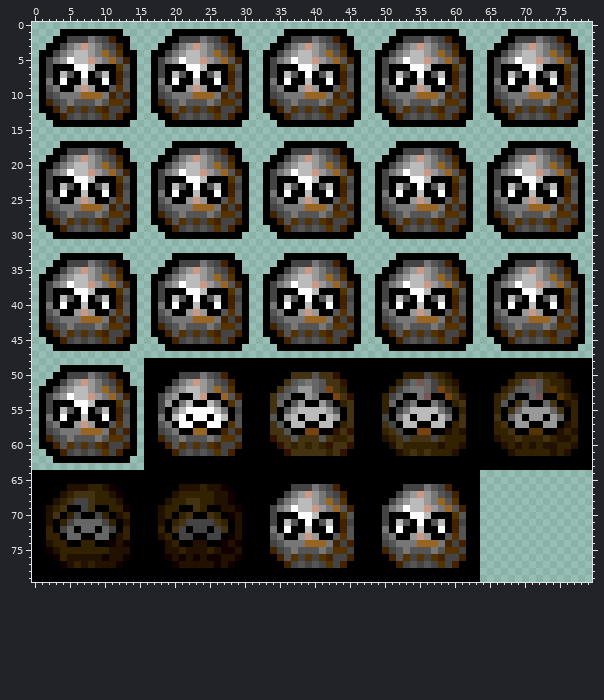
A sprite sheet gets an edit: SuperFoulEgg/Resources/gfx/grey.png. This is how it looked before the edit.
The file is 240x240 pixels, drawn in blocks of 3x3; one block is one cell here.
The result:
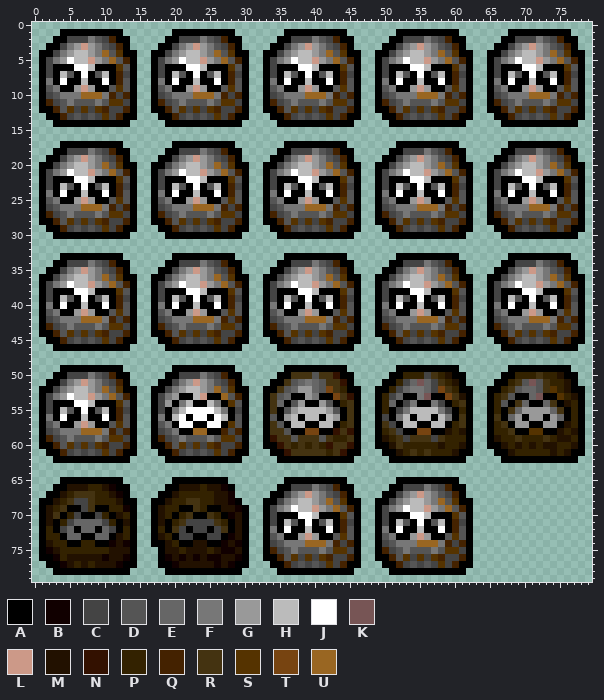
Palette (. is transparent): A #000000  B #110000  C #444444  D #555555  E #666666  F #777777  G #999999  H #bbbbbb  J #ffffff  K #775555  L #cc9988  M #221100  N #331100  P #332200  Q #442200  R #443311  S #553300  T #774411  U #996622
Author's note on the commit: Removed black background from garbage egg bitmap.
The exact change:
@@ x 0..79 @@
 47 ................................................................................
-48 ................AAAAAAAAAAAAAAAAAAAAAAAAAAAAAAAAAAAAAAAAAAAAAAAAAAAAAAAAAAAAAAAA
-49 ....AAAAAAAAA...AAAAAAAAAAAAAAAAAAAAAAAAAAAAAAAAAAAAAAAAAAAAAAAAAAAAAAAAAAAAAAAA
-50 ...AACCCFDCQAA..AAAAACCCFDCQAAAAAAAAARRRDRRNAAAAAAAAAPPPCRPMAAAAAAAAAPPPRPPMAAAA
-51 ..AACFGLGFDCQA..AAAACFGLGFDCQAAAAAAARDEFEDRRNAAAAAAAPCEKECRPMAAAAAAAPRDKDRPPMAAA
-52 .AACFGHHGFUDSAA.AAACFGHHGFUDSAAAAAARDEGGEDTRPAAAAAAPCEFFECTRPAAAAAAPRDEEDRSPMAAA
-53 .ACFGJHHLGFUDQA.AACFGAAHLAAUDQAAAARDEAAGFAATRNAAAAPCEAAFKAATRMAAAAPRDAAEKAASPMAA
-54 .ACAAAJJHAAASDA.AACGAFHAAHFASDAAAAREADGAAGDAPRAAAAPEACFAAFCAPRAAAAPDAREAAERAMPAA
-55 .ACAHDAJADHAQCA.AACAFHJJJJHFACAAAARADGHHHHGDARAAAAPACFHHHHFCAPAAAAPAREGGGGERAPAA
-56 .AFAJAAHAAJAQDA.AAFAHJAJJAJHADAAAADAGHAHHAHGARAAAACAFHAHHAHFARAAAARAEGAGGAGEAPAA
-57 .ADFAAGLGAADSDA.AADFAJJAAJJASDAAAARDAHHAAHHAPRAAAARCAHHAAHHAPRAAAAPRAGGAAGGAMPAA
-58 .ACDFFFUUUFQCQA.AACDFAAUUAAQCQAAAARRDAATTAANRNAAAAPRCAATTAAMPMAAAAPPRAASSAAMPMAA
-59 .AQCDFDDDFDSSCA.AAQCDFDDDFDSSCAAAANRRDRRRDRPPRAAAAMPRCRRRCRPPPAAAAMPPRPPPRPMMPAA
-60 .AAQDSCSCSQCCQA.AAAQDSCSCSQCCQAAAAANRPRPRPNRRNAAAAAMRPPPPPMPPMAAAAAMPMPMPMMPPMAA
-61 ..AAQCDCDCSCQAA.AAAAQCDCDCSCQAAAAAAANRRRRRPRNAAAAAAAMPRPRPPPMAAAAAAAMPPPPPMPMAAA
-62 ...AAAAAAAAAAA..AAAAAAAAAAAAAAAAAAAAAAAAAAAAAAAAAAAAAAAAAAAAAAAAAAAAAAAAAAAAAAAA
-63 ................AAAAAAAAAAAAAAAAAAAAAAAAAAAAAAAAAAAAAAAAAAAAAAAAAAAAAAAAAAAAAAAA
-64 AAAAAAAAAAAAAAAAAAAAAAAAAAAAAAAAAAAAAAAAAAAAAAAAAAAAAAAAAAAAAAAA................
-65 AAAAAAAAAAAAAAAAAAAAAAAAAAAAAAAAAAAAAAAAAAAAAAAAAAAAAAAAAAAAAAAA................
-66 AAAAAMMMPPMBAAAAAAAAAMMMPMMBAAAAAAAAACCCFDCQAAAAAAAAACCCFDCQAAAA................
-67 AAAAMPRRRPPMBAAAAAAAMPPPPPMMBAAAAAAACFGLGFDCQAAAAAAACFGLGFDCQAAA................
-68 AAAMPRCCRPPPMAAAAAAMPPRRPPMMBAAAAAACFGHHGFUDSAAAAAACFGHHGFUDSAAA................
-69 AAMPRAACRAAPPBAAAAMPPAARPAAMMBAAAACFGJHHLGFUDQAAAACFGJHHLGFUDQAA................
-70 AAMRAPCAACPAMPAAAAMPAPRAARPABMAAAACAAAJJHAAASDAAAACAAAJJHAAASDAA................
-71 AAMAPCEEEECPAMAAAAMAPRCCCCRPAMAAAACAHDAJADHAQCAAAACAHDAJADHAQCAA................
-72 AAPACEAEEAECAPAAAAPARCACCACRAMAAAAFAJAAHAAJAQDAAAAFAJAAHAAJAQDAA................
-73 AAPPAEEAAEEAMPAAAAMPACCAACCABMAAAADFAAGLGAADSDAAAADFAAGLGAADSDAA................
-74 AAMPPAAPPAABMBAAAAAMPAAMMAABMBAAAACDFFFUUUFQCQAAAACDFFFUUUFQCQAA................
-75 AABMPPPPPPPMMMAAAAAMMPMMMPMBBMAAAAQCDFDDDFDSSCAAAAQCDFDDDFDSSCAA................
-76 AAABPMMMMMBMMBAAAAABMBMBMBBMMBAAAAAQDSCSCSQCCQAAAAAQDSCSCSQCCQAA................
-77 AAAABMPMPMMMBAAAAAAABMMMMMBMBAAAAAAAQCDCDCSCQAAAAAAAQCDCDCSCQAAA................
-78 AAAAAAAAAAAAAAAAAAAAAAAAAAAAAAAAAAAAAAAAAAAAAAAAAAAAAAAAAAAAAAAA................
-79 AAAAAAAAAAAAAAAAAAAAAAAAAAAAAAAAAAAAAAAAAAAAAAAAAAAAAAAAAAAAAAAA................
+48 ................................................................................
+49 ....AAAAAAAAA.......AAAAAAAAA.......AAAAAAAAA.......AAAAAAAAA.......AAAAAAAAA...
+50 ...AACCCFDCQAA.....AACCCFDCQAA.....AARRRDRRNAA.....AAPPPCRPMAA.....AAPPPRPPMAA..
+51 ..AACFGLGFDCQA....AACFGLGFDCQA....AARDEFEDRRNA....AAPCEKECRPMA....AAPRDKDRPPMA..
+52 .AACFGHHGFUDSAA..AACFGHHGFUDSAA..AARDEGGEDTRPAA..AAPCEFFECTRPAA..AAPRDEEDRSPMAA.
+53 .ACFGJHHLGFUDQA..ACFGAAHLAAUDQA..ARDEAAGFAATRNA..APCEAAFKAATRMA..APRDAAEKAASPMA.
+54 .ACAAAJJHAAASDA..ACGAFHAAHFASDA..AREADGAAGDAPRA..APEACFAAFCAPRA..APDAREAAERAMPA.
+55 .ACAHDAJADHAQCA..ACAFHJJJJHFACA..ARADGHHHHGDARA..APACFHHHHFCAPA..APAREGGGGERAPA.
+56 .AFAJAAHAAJAQDA..AFAHJAJJAJHADA..ADAGHAHHAHGARA..ACAFHAHHAHFARA..ARAEGAGGAGEAPA.
+57 .ADFAAGLGAADSDA..ADFAJJAAJJASDA..ARDAHHAAHHAPRA..ARCAHHAAHHAPRA..APRAGGAAGGAMPA.
+58 .ACDFFFUUUFQCQA..ACDFAAUUAAQCQA..ARRDAATTAANRNA..APRCAATTAAMPMA..APPRAASSAAMPMA.
+59 .AQCDFDDDFDSSCA..AQCDFDDDFDSSCA..ANRRDRRRDRPPRA..AMPRCRRRCRPPPA..AMPPRPPPRPMMPA.
+60 .AAQDSCSCSQCCQA..AAQDSCSCSQCCQA..AANRPRPRPNRRNA..AAMRPPPPPMPPMA..AAMPMPMPMMPPMA.
+61 ..AAQCDCDCSCQAA...AAQCDCDCSCQAA...AANRRRRRPRNAA...AAMPRPRPPPMAA...AAMPPPPPMPMAA.
+62 ...AAAAAAAAAAA.....AAAAAAAAAAA.....AAAAAAAAAAA.....AAAAAAAAAAA.....AAAAAAAAAAA..
+63 ................................................................................
+64 ................................................................................
+65 ....AAAAAAAAA.......AAAAAAAA........AAAAAAAAA.......AAAAAAAAA...................
+66 ...AAMMMPPMBAA.....AAMMMPMMBA......AACCCFDCQAA.....AACCCFDCQAA..................
+67 ..AAMPRRRPPMBA....AAMPPPPPMMB.....AACFGLGFDCQA....AACFGLGFDCQA..................
+68 .AAMPRCCRPPPMAA..AAMPPRRPPMMBA...AACFGHHGFUDSAA..AACFGHHGFUDSAA.................
+69 .AMPRAACRAAPPBA..AMPPAARPAAMMBA..ACFGJHHLGFUDQA..ACFGJHHLGFUDQA.................
+70 .AMRAPCAACPAMPA..AMPAPRAARPABMA..ACAAAJJHAAASDA..ACAAAJJHAAASDA.................
+71 .AMAPCEEEECPAMA..AMAPRCCCCRPAMA..ACAHDAJADHAQCA..ACAHDAJADHAQCA.................
+72 .APACEAEEAECAPA..APARCACCACRAMA..AFAJAAHAAJAQDA..AFAJAAHAAJAQDA.................
+73 .APPAEEAAEEAMPA..AMPACCAACCABMA..ADFAAGLGAADSDA..ADFAAGLGAADSDA.................
+74 .AMPPAAPPAABMBA..AAMPAAMMAABMBA..ACDFFFUUUFQCQA..ACDFFFUUUFQCQA.................
+75 .ABMPPPPPPPMMMA...AMMPMMMPMBBMA..AQCDFDDDFDSSCA..AQCDFDDDFDSSCA.................
+76 .AABPMMMMMBMMBA...ABMBMBMBBMMBA..AAQDSCSCSQCCQA..AAQDSCSCSQCCQA.................
+77 ..AABMPMPMMMBAA...AABMMMMMBMBAA...AAQCDCDCSCQAA...AAQCDCDCSCQAA.................
+78 ...AAAAAAAAAAA.....AAAAAAAAAAA.....AAAAAAAAAAA.....AAAAAAAAAAA..................
+79 ................................................................................
